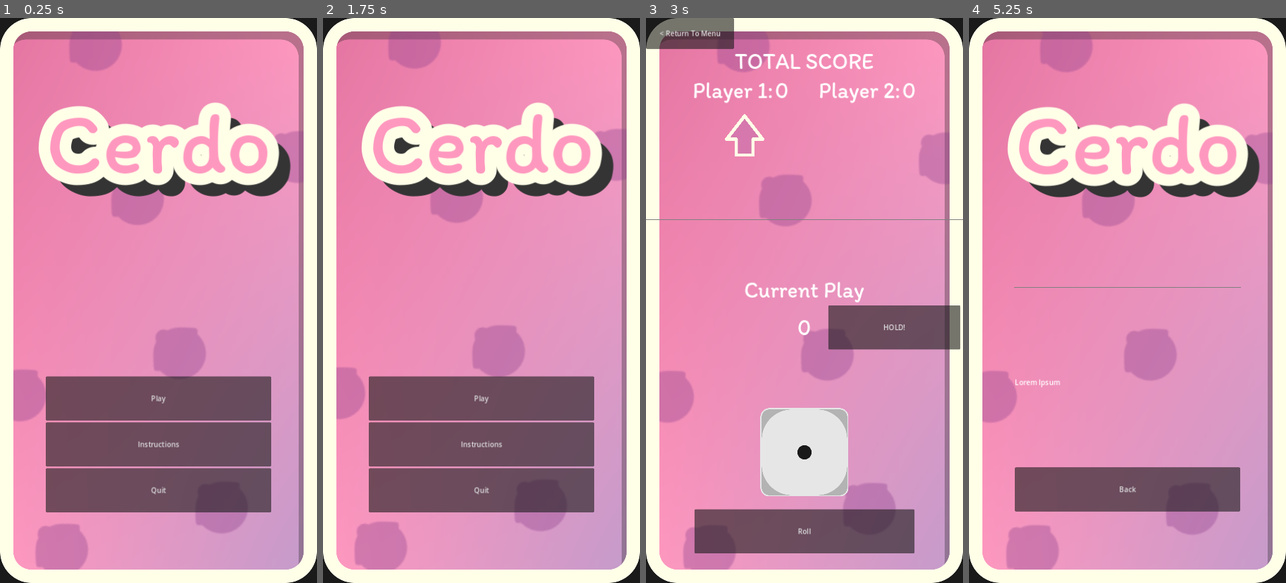
Above: before the commit, frames 1-4 (left to right).
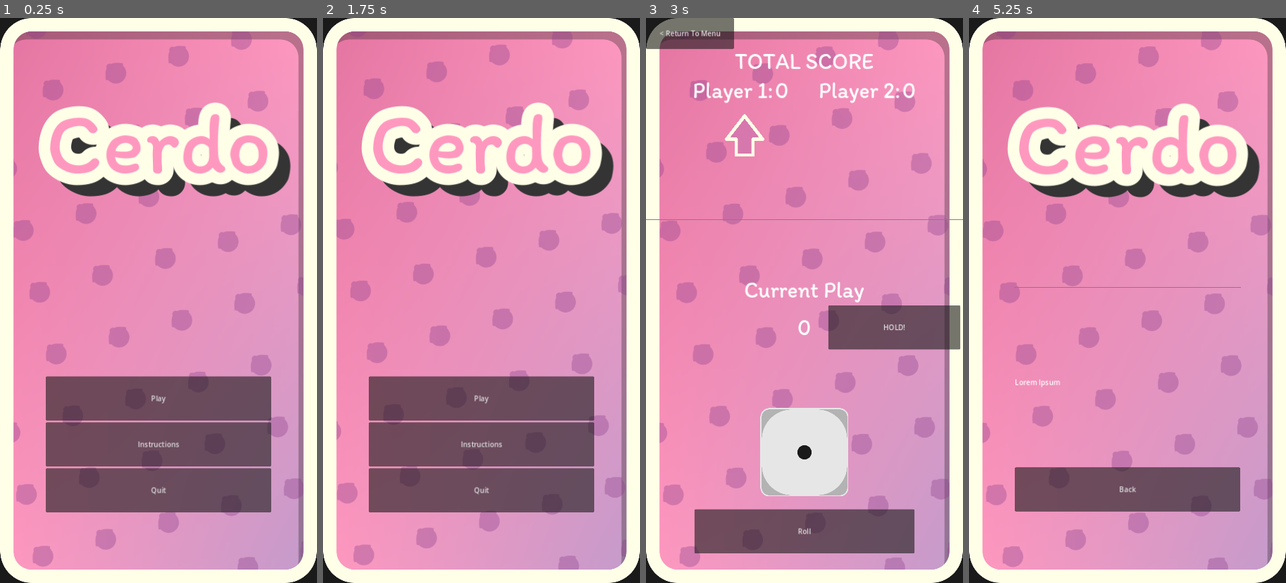
Above: after the commit, the same moments.

Repository: Ghigog/Cerdo
Game: Godot game, scene res://Scenes/app.tscn
Two runs of this game, one before a commit and one after it. Both use one fixed random seed, a clock stepped at 60 frames per second and the inputs below.
Inputs:
- Up to frame 1 (0.25 s): no input
- Up to frame 2 (1.75 s): click "Play" at 0.5 s; click "Return to Menu" at 1.25 s
- Up to frame 3 (3 s): click "Play" at 2 s; click "Play" at 2.75 s
- Up to frame 4 (5.25 s): click "HOLD!" at 3.5 s; click "< Return To Menu" at 4.25 s; click "Instructions" at 5 s

The runs differ from the first frame. In frame 1, 9.6% of the frame differs, in the area x 0-100%, y 0-100%; in frame 2, 9.4%; in frame 3, 10%; in frame 4, 11%.

Commit message:
background animation fix

Diff:
--- a/Scenes/anim_background.tscn
+++ b/Scenes/anim_background.tscn
@@ -35,7 +35,7 @@
 "times": PackedFloat32Array(0, 6),
 "transitions": PackedFloat32Array(1, 1e-05),
 "update": 0,
-"values": [Vector2(0, 0), Vector2(-313.775, -173.93)]
+"values": [Vector2(0, 0), Vector2(-180.125, -102.179)]
 }
 
 [sub_resource type="AnimationLibrary" id="AnimationLibrary_qtv7e"]
@@ -52,19 +52,16 @@
 grow_vertical = 2
 texture = ExtResource("1_iodiu")
 expand_mode = 1
+stretch_mode = 5
 script = ExtResource("2_xsute")
 
 [node name="Background2" type="TextureRect" parent="."]
-layout_mode = 1
-anchors_preset = 15
-anchor_right = 1.0
-anchor_bottom = 1.0
-offset_right = 6120.0
-offset_bottom = 10880.0
-grow_horizontal = 2
-grow_vertical = 2
-scale = Vector2(0.5, 0.5)
+layout_mode = 0
+offset_right = 1344.0
+offset_bottom = 2436.0
 texture = ExtResource("3_n70dc")
+expand_mode = 1
+stretch_mode = 5
 
 [node name="Background3" type="TextureRect" parent="."]
 layout_mode = 1
@@ -75,12 +72,7 @@
 grow_vertical = 2
 texture = ExtResource("4_077qa")
 expand_mode = 1
-
-[node name="AnimationPlayer" type="AnimationPlayer" parent="."]
-root_node = NodePath("../Background2")
-libraries = {
-"": SubResource("AnimationLibrary_qtv7e")
-}
+stretch_mode = 5
 
 [node name="Background4" type="TextureRect" parent="."]
 layout_mode = 1
@@ -91,3 +83,10 @@
 grow_vertical = 2
 texture = ExtResource("3_qyk8e")
 expand_mode = 1
+stretch_mode = 5
+
+[node name="AnimationPlayer" type="AnimationPlayer" parent="."]
+root_node = NodePath("../Background2")
+libraries = {
+"": SubResource("AnimationLibrary_qtv7e")
+}
--- a/Scenes/app.tscn
+++ b/Scenes/app.tscn
@@ -1,8 +1,9 @@
-[gd_scene load_steps=5 format=3 uid="uid://dalxufw6oghf8"]
+[gd_scene load_steps=6 format=3 uid="uid://dalxufw6oghf8"]
 
 [ext_resource type="Script" path="res://Scripts/app.gd" id="1_1wiqn"]
 [ext_resource type="FontFile" uid="uid://bstya2acevkop" path="res://Assets/Itim-Regular.ttf" id="1_hnmkt"]
 [ext_resource type="PackedScene" uid="uid://cfvdsu8ij2ojg" path="res://Scenes/anim_background.tscn" id="2_8epkr"]
+[ext_resource type="AudioStream" uid="uid://x886jhgfjia2" path="res://Assets/Audio/Music/CerdoSong1.wav" id="4_j5fk4"]
 
 [sub_resource type="LabelSettings" id="LabelSettings_4idfx"]
 font = ExtResource("1_hnmkt")
@@ -23,10 +24,9 @@
 grow_vertical = 2
 script = ExtResource("1_1wiqn")
 
-[node name="Background" parent="." instance=ExtResource("2_8epkr")]
-layout_mode = 1
+[node name="CanvasLayer" type="CanvasLayer" parent="."]
 
-[node name="CanvasLayer" type="CanvasLayer" parent="."]
+[node name="Background" parent="CanvasLayer" instance=ExtResource("2_8epkr")]
 
 [node name="VBoxContainer" type="VBoxContainer" parent="CanvasLayer"]
 offset_left = 104.0
@@ -61,6 +61,11 @@
 text = "Quit
 "
 
+[node name="AudioStreamPlayer" type="AudioStreamPlayer" parent="."]
+stream = ExtResource("4_j5fk4")
+autoplay = true
+bus = &"Music"
+
 [connection signal="pressed" from="CanvasLayer/VBoxContainer/PlayButton" to="." method="_on_play_button_pressed"]
 [connection signal="pressed" from="CanvasLayer/VBoxContainer/InstructionsButton" to="." method="_on_instructions_button_pressed"]
 [connection signal="pressed" from="CanvasLayer/VBoxContainer/QuitButton" to="." method="_on_quit_button_pressed"]
--- a/Scenes/main.tscn
+++ b/Scenes/main.tscn
@@ -1,10 +1,12 @@
-[gd_scene load_steps=6 format=3 uid="uid://fb1hsron3wl3"]
+[gd_scene load_steps=8 format=3 uid="uid://fb1hsron3wl3"]
 
 [ext_resource type="Script" path="res://Scripts/main.gd" id="1_yek6o"]
 [ext_resource type="LabelSettings" uid="uid://cuqtmgbcktie8" path="res://Assets/title_text_settings.tres" id="2_tmmpw"]
 [ext_resource type="Texture2D" uid="uid://bifnu3pfagcyv" path="res://Assets/DiceImages/dice1.svg" id="4_4vuc5"]
 [ext_resource type="Texture2D" uid="uid://rnale02jvivo" path="res://Assets/arrow2.png" id="4_ucb5p"]
 [ext_resource type="PackedScene" uid="uid://cfvdsu8ij2ojg" path="res://Scenes/anim_background.tscn" id="5_nk20s"]
+[ext_resource type="AudioStream" uid="uid://b7eunfn41niwi" path="res://Assets/Audio/Music/CerdoSongBellA.wav" id="6_1akw0"]
+[ext_resource type="AudioStream" uid="uid://48kvwm6t6dam" path="res://Assets/Audio/Music/CerdoSong2.wav" id="7_1hmxj"]
 
 [node name="Main" type="Control"]
 layout_mode = 3
@@ -135,6 +137,22 @@
 [node name="Timer" type="Timer" parent="CanvasLayer"]
 one_shot = true
 
+[node name="TurnMusic" type="AudioStreamPlayer" parent="."]
+stream = ExtResource("6_1akw0")
+autoplay = true
+bus = &"Music"
+
+[node name="MainTune" type="AudioStreamPlayer" parent="."]
+stream = ExtResource("7_1hmxj")
+autoplay = true
+bus = &"Music"
+
+[node name="Detail" type="AudioStreamPlayer" parent="."]
+
+[node name="Bass" type="AudioStreamPlayer" parent="."]
+
+[node name="Bass2" type="AudioStreamPlayer" parent="."]
+
 [connection signal="pressed" from="CanvasLayer/VBoxContainer/HBoxContainer2/HoldButton" to="." method="_on_hold_button_pressed"]
 [connection signal="pressed" from="CanvasLayer/VBoxContainer/RollButton" to="." method="_on_roll_button_pressed"]
 [connection signal="pressed" from="CanvasLayer/Back" to="." method="_on_back_pressed"]
--- a/Scripts/Background.gd
+++ b/Scripts/Background.gd
@@ -1,6 +1,5 @@
 extends TextureRect
 @onready var animation_player = $AnimationPlayer
-
 
 # Called when the node enters the scene tree for the first time.
 func _ready():
--- a/Scripts/main.gd
+++ b/Scripts/main.gd
@@ -11,6 +11,10 @@
 @onready var roll_button = $CanvasLayer/VBoxContainer/RollButton
 
 @onready var timer = $CanvasLayer/Timer
+
+@onready var turn_music = $TurnMusic
+const CERDO_SONG_BELL_A = preload("res://Assets/Audio/Music/CerdoSongBellA.wav")
+const CERDO_SONG_BELL_B = preload("res://Assets/Audio/Music/CerdoSongBellB.wav")
 
 
 const BaseCpu = preload("res://Scripts/cpu/base_cpu.gd")
@@ -53,6 +57,7 @@
 		current_score_label.text = str(current_score)
 
 func _on_hold_button_pressed():
+	check_music()
 	print("cpu holding")
 	Global.player_scores[Global.turn] += current_score
 	refresh_score()
@@ -65,6 +70,8 @@
 	Global.save_game()
 
 func _swap_players():
+	turn_music.stream = CERDO_SONG_BELL_A
+	turn_music.play()
 	Global.turn = 1 if Global.turn == 0 else 0
 	current_score = 0
 	current_score_label.text = str(current_score)
@@ -74,6 +81,8 @@
 	hold_button.disabled = cpu_turn
 	refresh_turn()
 	if cpu_turn:
+		turn_music.stream = CERDO_SONG_BELL_B
+		turn_music.play()
 		#print("cpu_turn")
 		cpu_play()
 
@@ -107,3 +116,12 @@
 
 func _on_timer_timeout():
 	cpu_play()
+
+func check_music():
+	if Global.player_scores[Global.turn] >= 20:
+		set_music(1)
+
+func set_music(stage):
+	if stage == 1:
+		pass
+	pass
--- a/project.godot
+++ b/project.godot
@@ -18,6 +18,10 @@
 config/features=PackedStringArray("4.2", "Forward Plus")
 config/icon="res://Assets/cerdito.png"
 
+[audio]
+
+buses/default_bus_layout="res://cerdo_bus.tres"
+
 [autoload]
 
 Global="*res://Scripts/global.gd"
@@ -32,6 +36,10 @@
 window/stretch/aspect="expand"
 window/handheld/orientation=1
 
+[editor_plugins]
+
+enabled=PackedStringArray()
+
 [rendering]
 
 textures/vram_compression/import_etc2_astc=true
